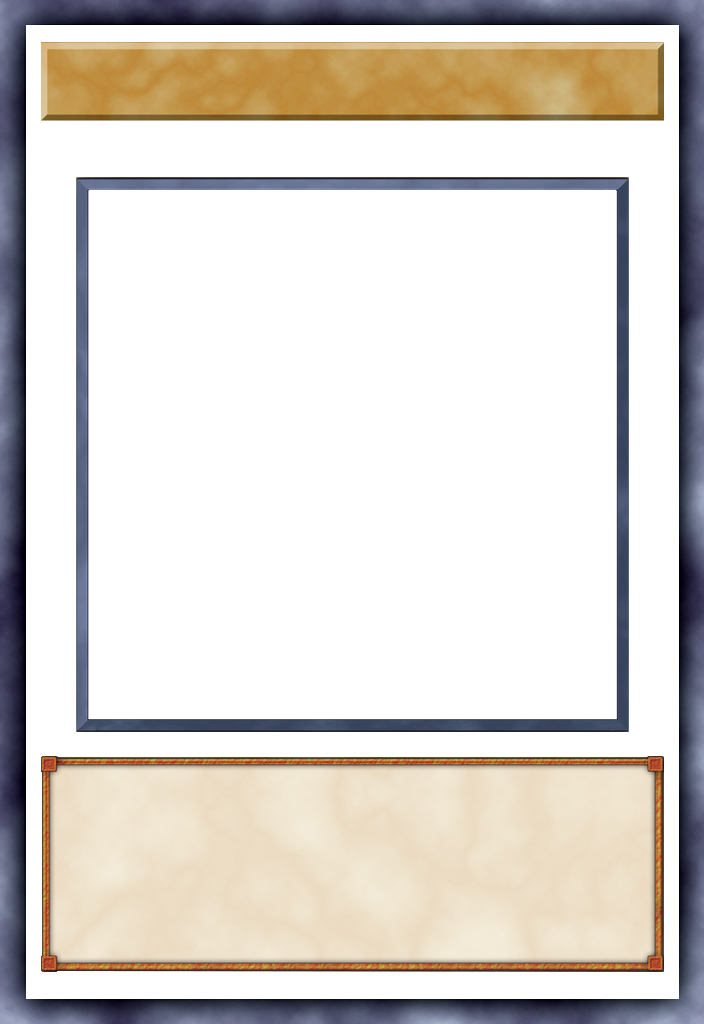
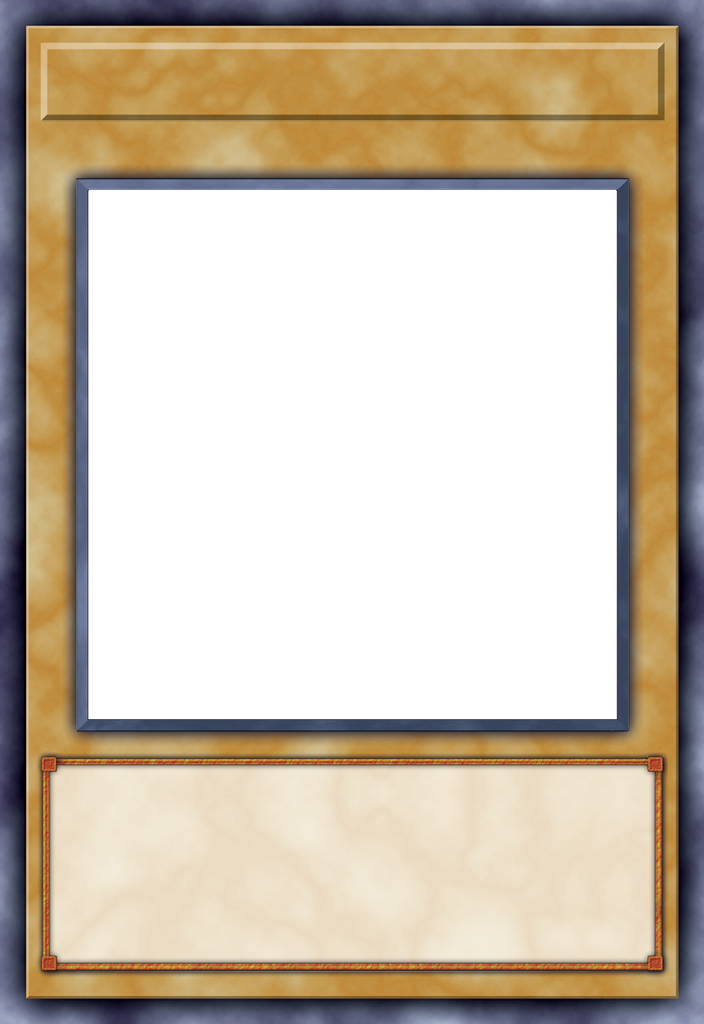
Layers edited between the first and the second w=704, h=1024 image:
painted on "PeriFrame" over [26, 25, 679, 999]
added layer "BackGround" above "ArtFrame" over [26, 25, 679, 999]